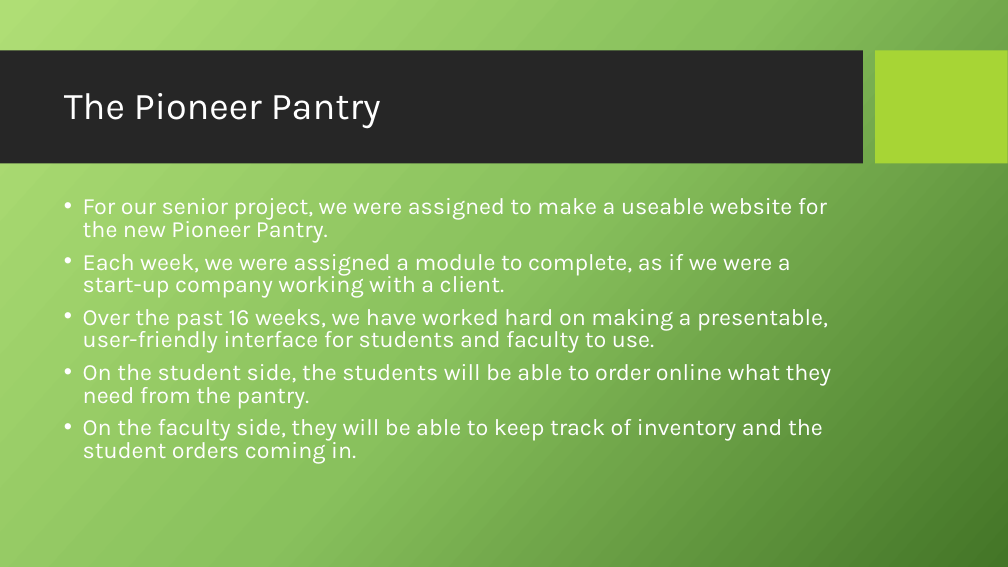
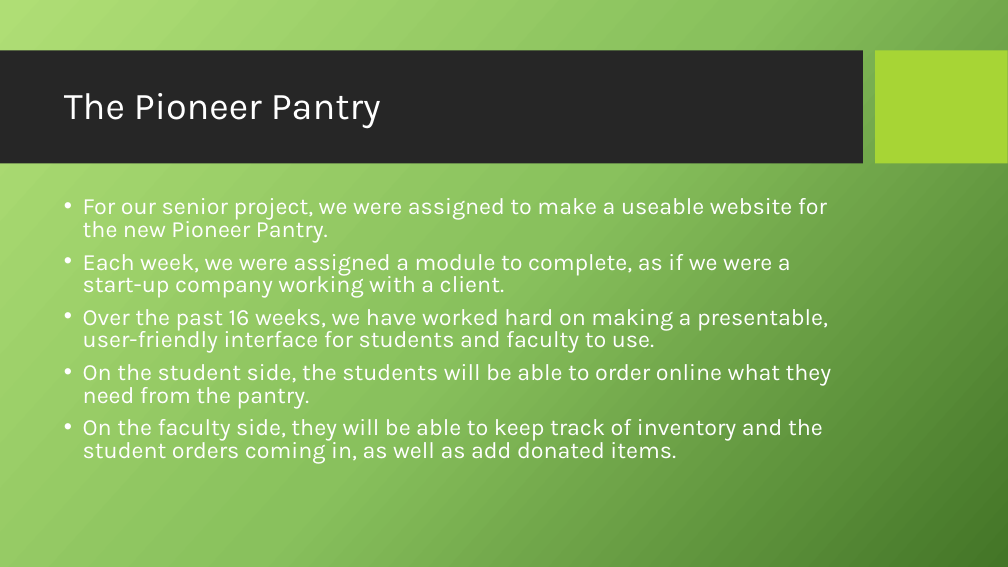
Before and after one commit to laurenbruckstein/pioneerpantry, a slide deck: slide 2 of Presentation.pptx. Drawn at 1008x567 pixels with LibreOffice and Linux fonts; fonts in the diff are those of the drawing; background and template pictures are left out. Boxes give left, top, right and bottom in pixels: in the first picture for what was removed or moved away, otherwise in the second. Text is boxed around its words. In the diff, an @@ line names an element or a change of style, - is before the commit and + after.

Commit message:
Latest

```diff
--- a/Presentation.pptx
+++ b/Presentation.pptx
@@ text at (x1=83, y1=419, x2=823, y2=463): text changed @@
-• On the faculty side, they will be able to keep track of inventory and the student orders coming in.
+• On the faculty side, they will be able to keep track of inventory and the student orders coming in, as well as add donated items.
```
